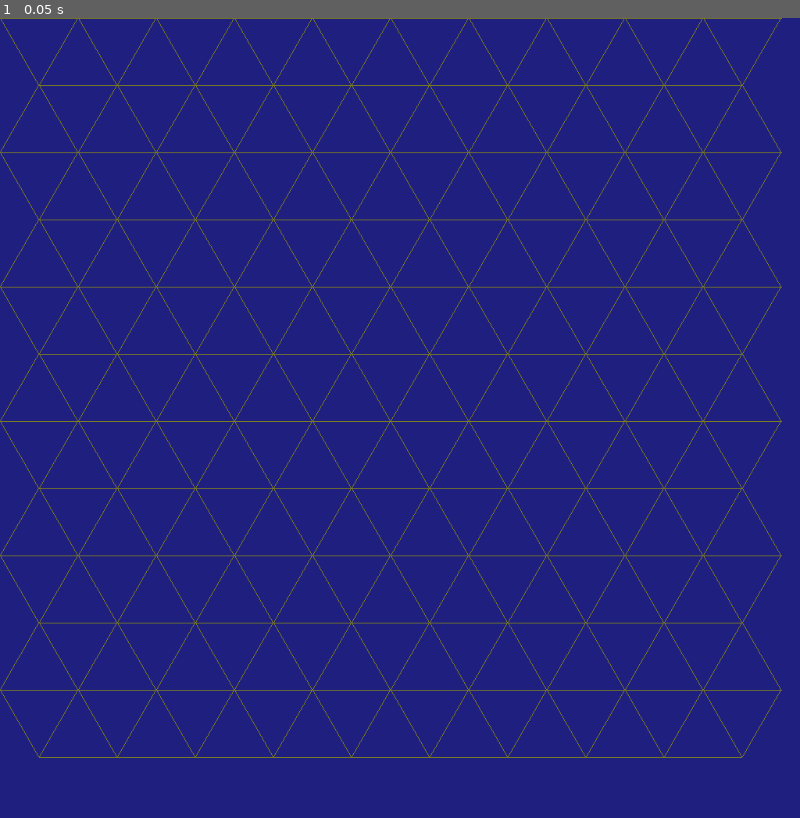
Above: before the commit, frame 1.
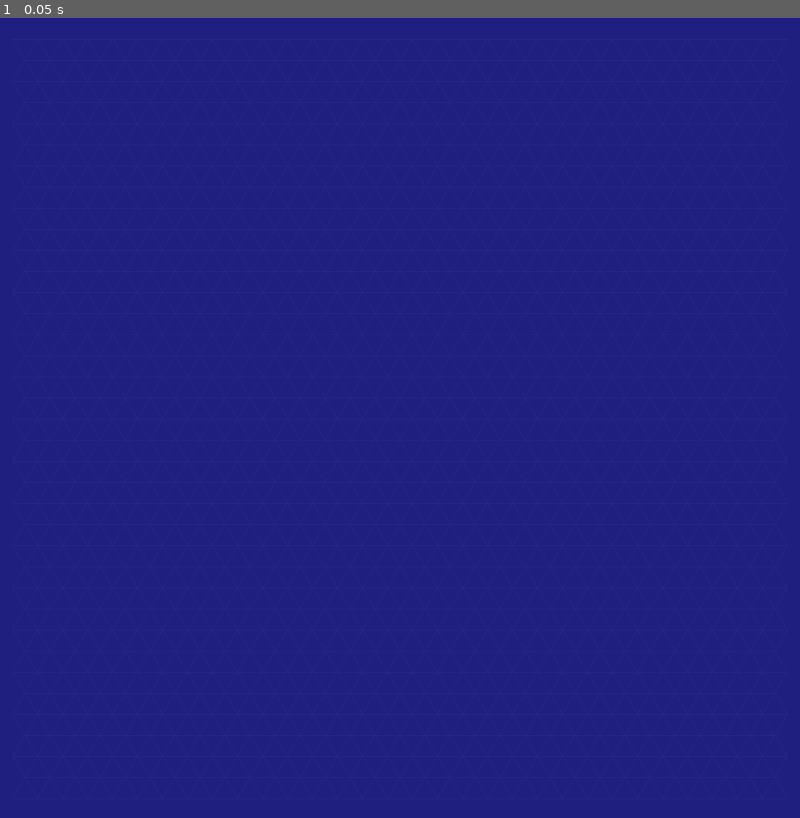
Above: after the commit, the same moment.

Repository: MichaelReel/2DMapGen_2022
Game: Godot game, scene res://PixelDrawn/TriBlobs.tscn
Two runs of this game, one before a commit and one after it. Both use one fixed random seed, a clock stepped at 60 frames per second and the inputs below. This scene is started directly instead of the project's main scene.
Inputs:
- Up to frame 1 (0.05 s): no input

The runs differ from the first frame. In frame 1, 4.6% of the frame differs, in the area x 0-98%, y 0-93%.

Commit message:
Refactored to link points

Diff:
--- a/PixelDrawn/TriBlobs.gd
+++ b/PixelDrawn/TriBlobs.gd
@@ -4,16 +4,47 @@
 onready var imageTexture := ImageTexture.new()
 onready var ready := false
 
-const CELL_EDGE := 100.0
+const CELL_EDGE := 32.0
 const SEA_COLOR := Color8(32, 32, 128, 255)
+const GRID_COLOR := Color8(40, 40, 136, 255)
 const COAST_COLOR := Color8(128, 128, 32, 255)
 const RIVER_COLOR := Color8(128, 32, 32, 255)
 const LAND_COLOR := Color8(32, 128, 32, 255)
 
 var base_grid : BaseGrid
 
+
+class BaseConnection:
+	var _other : BasePoint
+	var _line : BaseLine
+
+	func _init(other: BasePoint, line: BaseLine) -> void:
+		_other = other
+		_line = line
+
+
+class BasePoint:
+	var _pos : Vector2
+	var _connections : Array
+
+	func _init(x : float, y : float) -> void:
+		_pos = Vector2(x, y)
+		_connections = []
+
+	func add_connection(other: BasePoint, line: BaseLine) -> void:
+		_connections.append(BaseConnection.new(other, line))
+
+
+class BaseLine:
+	var _a : BasePoint
+	var _b : BasePoint
+
+	func _init(a: BasePoint, b: BasePoint) -> void:
+		_a = a
+		_b = b
+
+
 class BaseGrid:
-
 	var grid_points : Array = []
 	var grid_lines : Array = []
 
@@ -27,27 +58,36 @@
 #		  s/2     h^2 = ( 3/4 * s^2 )
 
 		var row_ind : int = 0
-		for y in range (0.0, rect_size.y, tri_height):
+		for y in range (0.0 + tri_height, rect_size.y, tri_height):
 			var points_row : Array = []
 			var ind_offset : int = (row_ind % 2) * 2 - 1
 			var offset : float = (row_ind % 2) * (tri_side / 2.0)
 			var col_ind : int = 0
-			for x in range(offset, rect_size.x, tri_side):
-				var new_point = Vector2(x, y)
+			for x in range(offset + (tri_side / 2.0), rect_size.x, tri_side):
+				var new_point = BasePoint.new(x, y)
 				points_row.append(new_point)
 				# Connect from the left
 				if col_ind > 0:
-					grid_lines.append([points_row[col_ind - 1], new_point])
-				# Connect from above (the simpler way)
+					var existing_point : BasePoint = points_row[col_ind - 1]
+					_add_grid_line(existing_point, new_point)
+				# Connect from above (the simpler way - left or right depends on row)
 				if row_ind > 0 and col_ind < grid_points[row_ind - 1].size():
-					grid_lines.append([grid_points[row_ind - 1][col_ind], new_point])
+					var existing_point = grid_points[row_ind - 1][col_ind]
+					_add_grid_line(existing_point, new_point)
 				# Connect from above (the other way)
 				if row_ind > 0 and col_ind + ind_offset >= 0 and col_ind + ind_offset < grid_points[row_ind - 1].size():
-					grid_lines.append([grid_points[row_ind - 1][col_ind + ind_offset], new_point])
+					var existing_point = grid_points[row_ind - 1][col_ind + ind_offset]
+					_add_grid_line(existing_point, new_point)
 
 				col_ind += 1
 			grid_points.append(points_row)
 			row_ind += 1
+
+	func _add_grid_line(a: BasePoint, b: BasePoint) -> void:
+		var new_line := BaseLine.new(a, b)
+		a.add_connection(b, new_line)
+		b.add_connection(a, new_line)
+		grid_lines.append(new_line)
 
 	static func draw_line_on_image(image: Image, a: Vector2, b: Vector2, col: Color) -> void:
 		var longest_side = int(max(abs(a.x - b.x), abs(a.y - b.y))) + 1
@@ -58,7 +98,7 @@
 	func draw_grid(image: Image, color: Color) -> void:
 		image.lock()
 		for line in grid_lines:
-			draw_line_on_image(image, line[0], line[1], color)
+			draw_line_on_image(image, line._a._pos, line._b._pos, color)
 		image.unlock()
 
 
@@ -76,6 +116,6 @@
 	if not ready:
 		return
 
-	base_grid.draw_grid(image, COAST_COLOR)
+	base_grid.draw_grid(image, GRID_COLOR)
 	imageTexture.create_from_image(image)
 	texture = imageTexture
